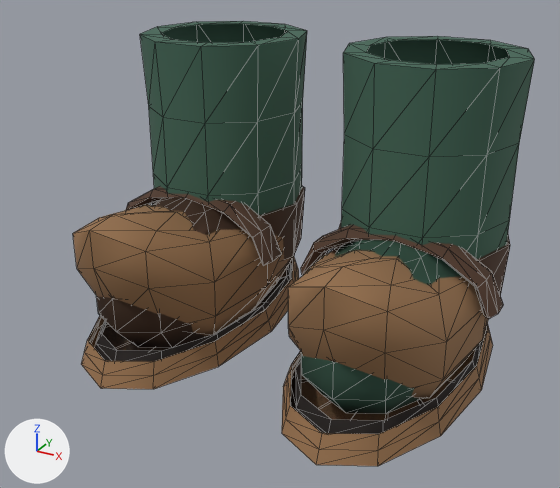
Two versions of the glTF model games/la-petite-ligne-2/assets/commun/personnages/shoes.glb, one commit apart.
Both versions are drawn from a camera (50 mm lens) standing at (0.268, -0.559, 0.338) and looking at (0.005, -0.079, 0.099). The axes (+X, +Y, +Z) are drawn at lower left. The lights are the same throughout. The first picture is the older version. Mesh edges are drawn as thin lines. Vertices at exactly the same position are counted once.

In view in the first picture: 'shoes-boots', 'shoes-clogs', 'shoes-pebble'.
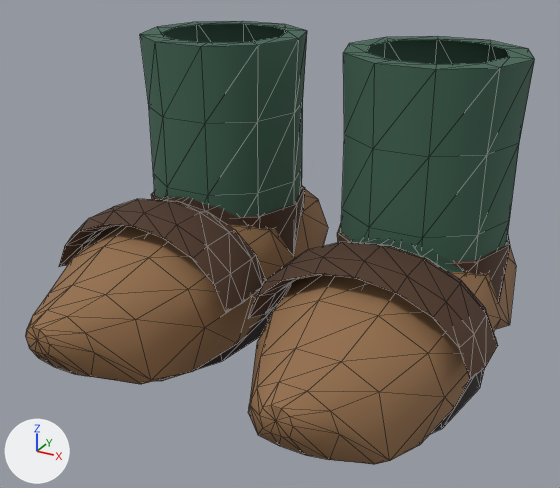
Changed parts and their boxes (x1, y1, x2, y2) in the pictures (560 x 488 px):
'shoes-clogs', reshaped (14% wider)
    before: (73, 186, 503, 466)
    after: (25, 189, 516, 464)
part 1 of me_shoes_clogs, rebuilt (34% wider)
    before: (73, 205, 299, 389)
    after: (25, 189, 328, 384)
part 2 of me_shoes_clogs, rebuilt (27% wider)
    before: (282, 246, 493, 466)
    after: (248, 247, 516, 464)
part 3 of me_shoes_clogs, added (brown)
    after: (59, 199, 266, 312)
part 4 of me_shoes_clogs, added (brown)
    after: (248, 242, 498, 379)
part 5 of me_shoes_clogs, deleted (brown)
    before: (301, 224, 503, 319)
part 6 of me_shoes_clogs, deleted (brown)
    before: (126, 186, 282, 266)

What changed in the scene script:
```text
Change me_shoes_clogs:
    used by ob_shoes_clogs; location = (0.0, 0.0, 0.0)
    remove me_shoes_clogs.from_pydata(...)  # 308 vertices, 576 faces; spans x -0.17..0.17, y -0.188..0.088, z 0.0..0.131
    add me_shoes_clogs.from_pydata(...)  # 296 vertices, 576 faces; spans x -0.179..0.179, y -0.242..0.099, z 0.001..0.121
    me_shoes_clogs part 1: the loose piece of 110 vertices spanning x -0.163..-0.019, y -0.188..0.088, z 0.0..0.131 is rebuilt with 92 vertices and now spans x -0.169..-0.014, y -0.242..0.099, z 0.001..0.107
    me_shoes_clogs part 2: the loose piece of 110 vertices spanning x 0.019..0.163, y -0.188..0.088, z 0.0..0.131 is rebuilt with 92 vertices and now spans x 0.014..0.169, y -0.242..0.099, z 0.001..0.107
    me_shoes_clogs part 3: a new loose piece of 56 vertices spanning x -0.179..-0.004, y -0.136..-0.076, z 0.06..0.121, in mat_figurine
    me_shoes_clogs part 4: a new loose piece of 56 vertices spanning x 0.004..0.179, y -0.136..-0.076, z 0.06..0.121, in mat_figurine
    me_shoes_clogs part 5: the loose piece of 44 vertices spanning x 0.013..0.17, y -0.067..-0.037, z 0.068..0.12 is deleted
    me_shoes_clogs part 6: the loose piece of 44 vertices spanning x -0.17..-0.013, y -0.067..-0.037, z 0.068..0.12 is deleted
```
